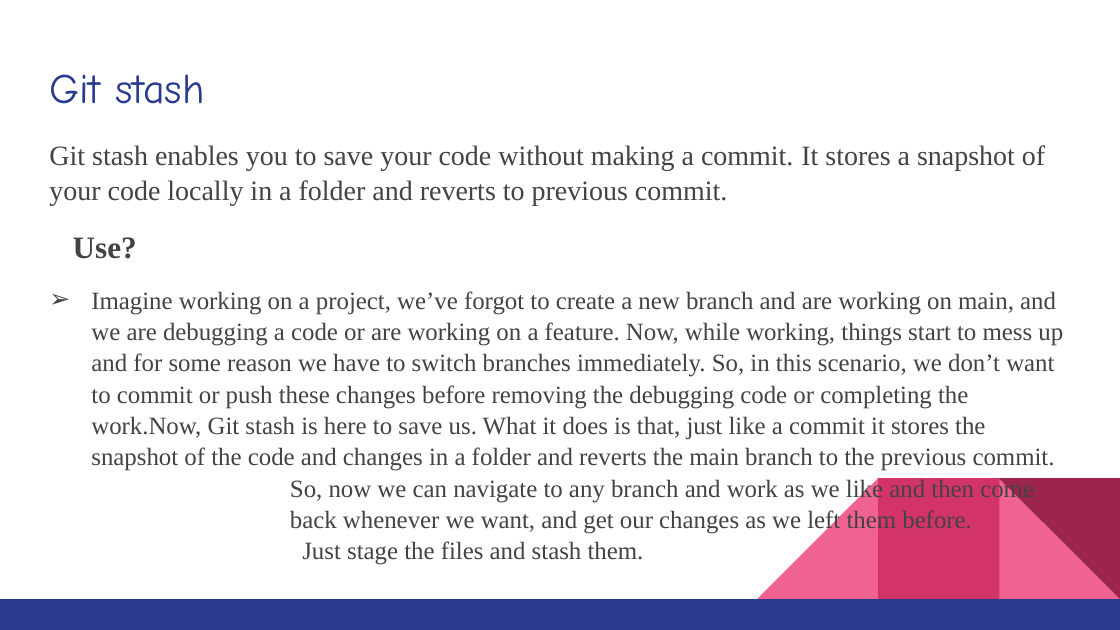
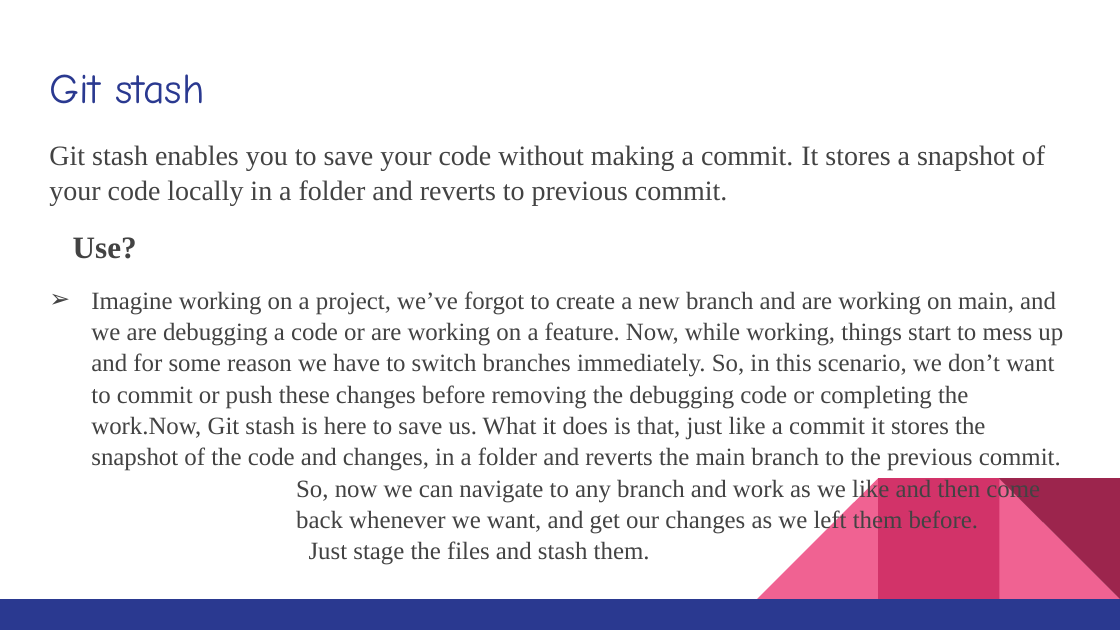
Before and after one commit to MrVaibhavChamp/Git-Advanced-Features, a slide deck: slide 6 of KOSS ppt.pptx. Drawn at 1120x630 pixels with LibreOffice and Linux fonts; fonts in the diff are those of the drawing. Boxes give left, top, right and bottom in pixels: in the first picture for what was removed or moved away, otherwise in the second. Text is boxed around its words. In the diff, an @@ line names an element or a change of style, - is before the commit and + after.

```diff
--- a/KOSS ppt.pptx
+++ b/KOSS ppt.pptx
@@ text at (91,291,1063,565): text changed @@
-➢ Imagine working on a project, we’ve forgot to create a new branch and are working on main, and we are debugging a code or are working on a feature. Now, while working, things start to mess up and for some reason we have to switch branches immediately. So, in this scenario, we don’t want to commit or push these changes before removing the debugging code or completing the work.Now, Git stash is here to save us. What it does is that, just like a commit it stores the snapshot of the code and changes in a folder and reverts the main branch to the previous commit. So, now we can navigate to any branch and work as we like and then come back whenever we want, and get our changes as we left them before. Just stage the files and stash them.
+➢ Imagine working on a project, we’ve forgot to create a new branch and are working on main, and we are debugging a code or are working on a feature. Now, while working, things start to mess up and for some reason we have to switch branches immediately. So, in this scenario, we don’t want to commit or push these changes before removing the debugging code or completing the work.Now, Git stash is here to save us. What it does is that, just like a commit it stores the snapshot of the code and changes, in a folder and reverts the main branch to the previous commit. So, now we can navigate to any branch and work as we like and then come back whenever we want, and get our changes as we left them before. Just stage the files and stash them.
```
Also in this commit, not shown: 3 other slides changed, 3 slides added.
